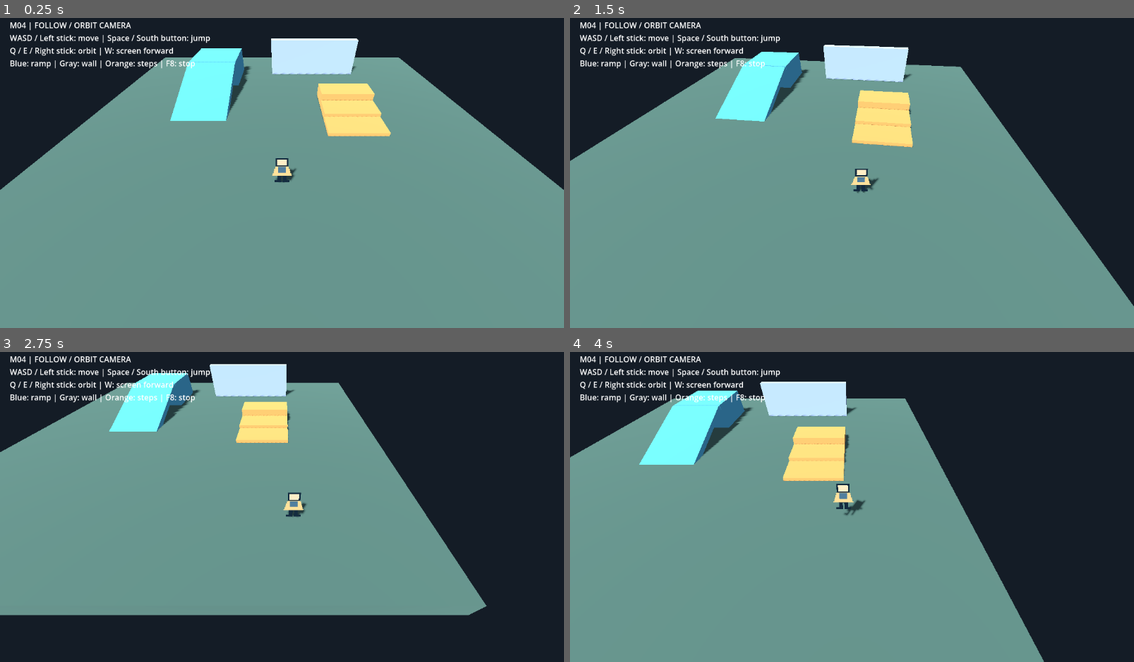
Above: before the commit, frames 1-4 (two rows, left to right).
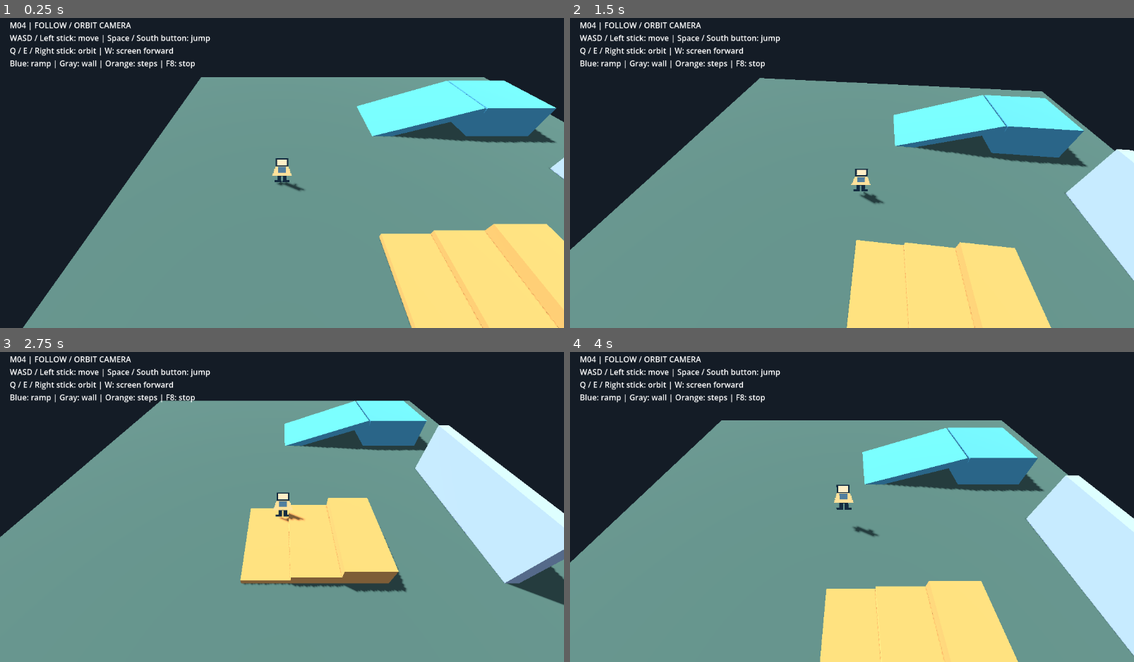
Above: after the commit, the same moments.

Repository: holy572782/forgotten-world
Game: Godot game, scene res://scenes/main.tscn
Two runs of this game, one before a commit and one after it. Both use one fixed random seed, a clock stepped at 60 frames per second and the inputs below.
Inputs (mouse positions are in pixels of both pictures, inside the frame that each line leads up to):
- Up to frame 1 (0.25 s): no input
- Up to frame 2 (1.5 s): tap Enter at 0.5 s; move the mouse to (976, 154) at 0.52 s; hold D (move_right) 0.53-1.28 s; tap J (attack) at 0.6 s; click (976, 154) at 0.67 s; tap Space (jump) at 0.77 s; move the mouse to (739, 185) at 1.27 s; hold S (move_down) from 1.28 s (still down); tap Q (camera_left) at 1.35 s
- Up to frame 3 (2.75 s): tap Space (jump) at 1.52 s; move the mouse to (338, 435) at 2.02 s; release S (move_down) at 2.03 s; hold D (move_right) from 2.03 s (still down); tap E (camera_right) at 2.1 s
- Up to frame 4 (4 s): move the mouse to (823, 565) at 2.77 s; release D (move_right) at 2.78 s; hold W (move_up) 2.78-3.53 s; tap K (dodge) at 2.85 s; click (823, 565) at 2.92 s; tap Space (jump) at 3.02, 3.77 s; move the mouse to (1021, 550) at 3.52 s; hold A (move_left) from 3.53 s (still down); tap F (interact) at 3.6 s

The runs differ from the first frame. In frame 1, 35% of the frame differs, in the area x 0-100%, y 6-100%; in frame 2, 32%; in frame 3, 47%, in the area x 0-100%, y 3-100%; in frame 4, 39%.

Commit message:
M04: Fix camera A/B mode dropdown
A/B選択肢の列挙定義を修正し、READMEの表示名を更新。
Godot 4.7.2で設定値と両方式の保存・再読込を検証。
エディター表示とユーザー操作比較は確認待ち。

Diff:
--- a/resources/camera_settings.tres
+++ b/resources/camera_settings.tres
@@ -1,6 +1,7 @@
-[gd_resource type="Resource" script_class="" load_steps=2 format=3]
+[gd_resource type="Resource" format=3 uid="uid://d2o4tlm2jmy46"]
 
-[ext_resource type="Script" path="res://scripts/camera/camera_settings.gd" id="1"]
+[ext_resource type="Script" uid="uid://cbxclemo3qqod" path="res://scripts/camera/camera_settings.gd" id="1"]
 
 [resource]
 script = ExtResource("1")
+occlusion_heights = null
--- a/scenes/main.tscn
+++ b/scenes/main.tscn
@@ -1,16 +1,17 @@
-[gd_scene load_steps=5 format=3]
+[gd_scene format=3 uid="uid://c2chaqpjdyj7k"]
 
 [ext_resource type="PackedScene" path="res://scenes/test_arena.tscn" id="1_arena"]
 [ext_resource type="PackedScene" path="res://scenes/player/player.tscn" id="2_player"]
-[ext_resource type="Script" path="res://scripts/main.gd" id="3_main"]
+[ext_resource type="Script" uid="uid://d048glycsrg6e" path="res://scripts/main.gd" id="3_main"]
 [ext_resource type="PackedScene" path="res://scenes/camera/camera_rig.tscn" id="4_camera"]
 
-[node name="Main" type="Node3D"]
+[node name="Main" type="Node3D" unique_id=1095149286]
 script = ExtResource("3_main")
 
-[node name="TestArena" parent="." instance=ExtResource("1_arena")]
+[node name="TestArena" parent="." unique_id=622795564 instance=ExtResource("1_arena")]
+transform = Transform3D(1.1924881e-08, 0, -1, 0, 1, 0, 1, 0, 1.1924881e-08, 0, 0, 0)
 
-[node name="Player" parent="." instance=ExtResource("2_player")]
+[node name="Player" parent="." unique_id=778295748 instance=ExtResource("2_player")]
 
-[node name="CameraRig" parent="." node_paths=PackedStringArray("target") instance=ExtResource("4_camera")]
+[node name="CameraRig" parent="." unique_id=236761302 node_paths=PackedStringArray("target") instance=ExtResource("4_camera")]
 target = NodePath("../Player")
--- a/scripts/camera/camera_settings.gd
+++ b/scripts/camera/camera_settings.gd
@@ -8,7 +8,7 @@
 @export_range(1.0, 100.0) var teleport_distance: float = 8.0
 
 @export_category("M04 occlusion prototype (provisional)")
-@export_enum("A: SpringArm shortening", "B: Distance and fade") var occlusion_mode: int = 1
+@export_enum("A - SpringArm shortening:0", "B - Distance and fade:1") var occlusion_mode: int = 1
 @export_range(0.05, 0.95) var occluded_opacity: float = 0.3
 @export_range(0.05, 1.0) var fade_time: float = 0.25
 @export_range(0.0, 0.5) var occlusion_release_delay: float = 0.12
Not shown, changed: docs/12_TEST_PLAN.md
Not shown, changed: docs/DEVELOPMENT_STATUS.md
